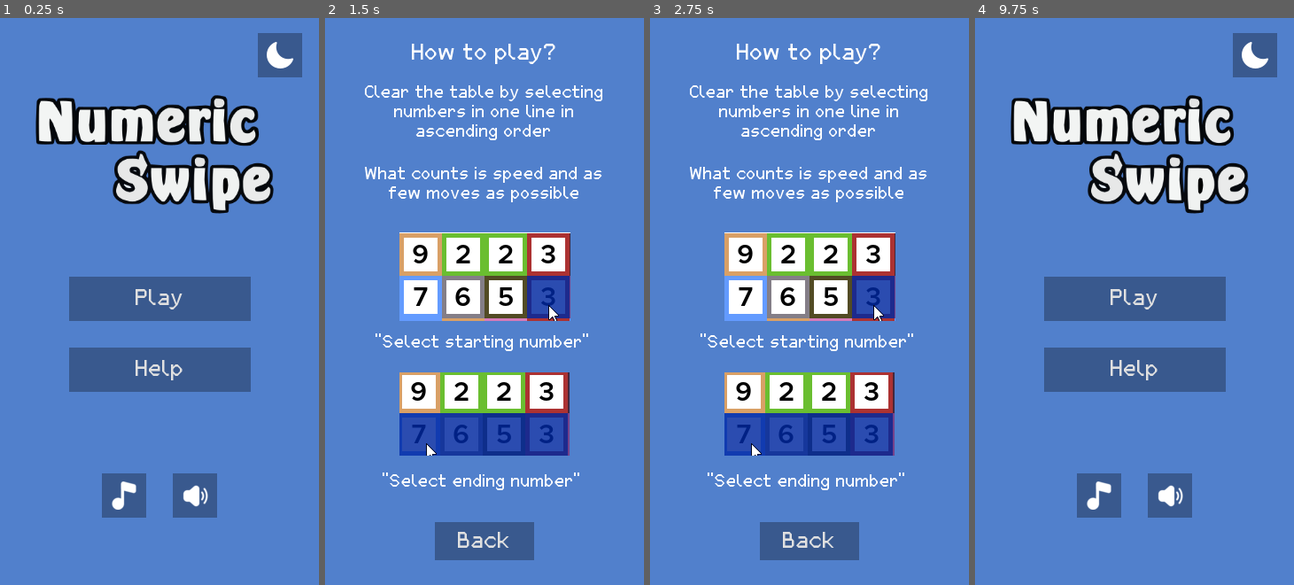
Above: before the commit, frames 1-4 (left to right).
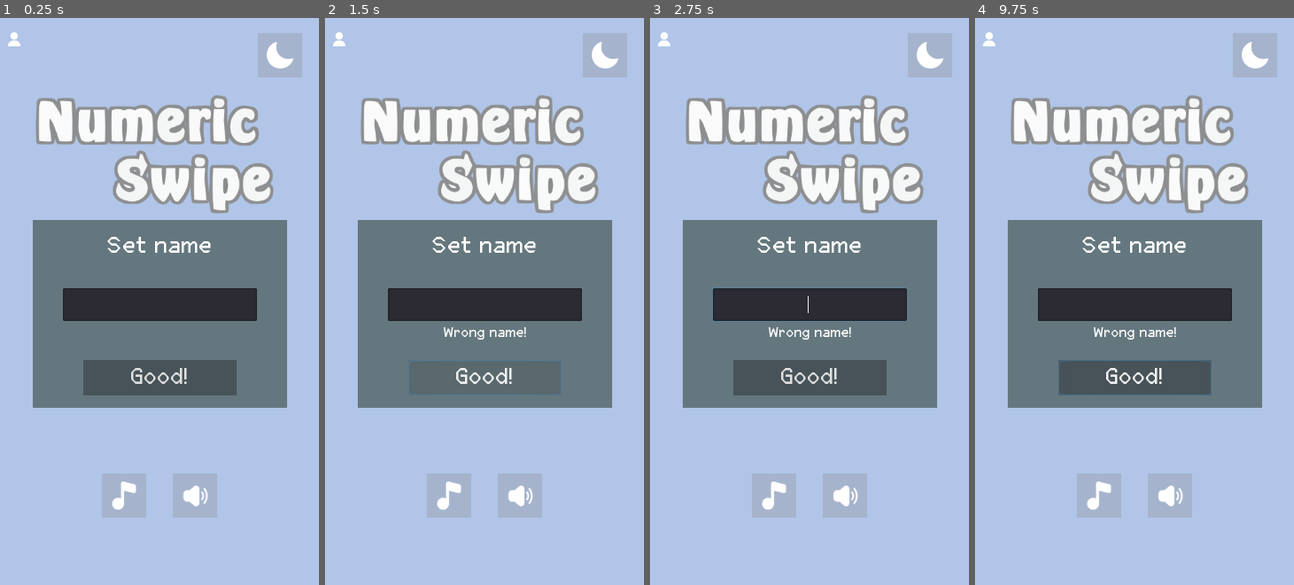
Above: after the commit, the same moments.

Repository: BKopysc/NumericSwipeG3
Game: Godot game, scene res://main.tscn
The game is run twice, just before and just after one commit, with the same random seed, the same clock (stepped at 60 frames per second) and the same inputs.
Inputs (mouse positions are in pixels of both pictures, inside the frame that each line leads up to):
- Up to frame 1 (0.25 s): no input
- Up to frame 2 (1.5 s): click (337, 40) at 0.52 s; click (484, 375) at 1.25 s, where only the run after the commit has a clickable "Good!"
- Up to frame 3 (2.75 s): click (809, 301) at 2 s, where only the run after the commit has a clickable "Play"
- Up to frame 4 (9.75 s): click (1134, 301) at 2.75 s, where only the run after the commit has a clickable "Play"; click (1255, 57) at 3.52 s; click (1255, 57) at 4.27 s; click (987, 40) at 5.02 s; click (1134, 375) at 5.75 s, where only the run after the commit has a clickable "Good!"; click (1134, 301) at 6.5 s, where only the run after the commit has a clickable "Play"; click (1255, 57) at 7.27 s; click (987, 40) at 8.02 s; click (1134, 375) at 8.75 s, where only the run after the commit has a clickable "Good!"; click (1134, 539) at 9.5 s, where only the run before the commit has a clickable "Back"

The runs differ from the first frame. In frame 1, 95% of the frame differs, in the area x 0-100%, y 0-100%; in frame 2, 99%; in frame 3, 99%; in frame 4, 95%.

Commit message:
handling username in save data

Diff:
--- a/Global.gd
+++ b/Global.gd
@@ -10,6 +10,10 @@
 
 var is_music = true
 var is_sound = true
+
+const FileName = {
+	username = "user://username.save"
+}
 
 const light_theme = {background = "#5180cc",
 	tile_active_background = "#ffffff",
--- a/basic-theme.tres
+++ b/basic-theme.tres
@@ -1,6 +1,7 @@
-[gd_resource type="Theme" load_steps=5 format=2]
+[gd_resource type="Theme" load_steps=6 format=2]
 
 [ext_resource path="res://font-micra.tres" type="DynamicFont" id=1]
+[ext_resource path="res://font-micra-small.tres" type="DynamicFont" id=2]
 
 [sub_resource type="StyleBoxFlat" id=1]
 bg_color = Color( 0.2, 0.2, 0.2, 0.203922 )
@@ -17,3 +18,4 @@
 Button/styles/normal = SubResource( 2 )
 Button/styles/pressed = SubResource( 3 )
 Label/fonts/font = ExtResource( 1 )
+LineEdit/fonts/font = ExtResource( 2 )
--- /dev/null
+++ b/hud/UsernameHud.gd
@@ -0,0 +1,23 @@
+extends CanvasLayer
+
+
+signal success
+
+# Called when the node enters the scene tree for the first time.
+func _ready():
+	_check_current_user()
+
+func _check_current_user():
+	var username = $SavesServiceNode.check_if_user_is_saved()
+	if(username != ""):
+		$ColorRect2/UserEdit.text = username
+
+func _on_OkButton_pressed():
+	var user_edit = $ColorRect2/UserEdit.text
+	if(user_edit.length() == 0 or user_edit.find(" ") != -1):
+		$ColorRect2/ErrorLabel.show()
+		$ColorRect2/UserEdit.text = ""
+	else:
+		$SavesServiceNode.save_user(user_edit)
+		$ColorRect2/ErrorLabel.hide()
+		emit_signal("success", user_edit)
--- /dev/null
+++ b/hud/UsernameHud.tscn
@@ -0,0 +1,89 @@
+[gd_scene load_steps=7 format=2]
+
+[ext_resource path="res://basic-theme.tres" type="Theme" id=1]
+[ext_resource path="res://hud/UsernameHud.gd" type="Script" id=2]
+[ext_resource path="res://font-micra-mini.tres" type="DynamicFont" id=3]
+[ext_resource path="res://services/SavesService.tscn" type="PackedScene" id=4]
+
+[sub_resource type="InputEventAction" id=1]
+action = "confirm"
+
+[sub_resource type="ShortCut" id=2]
+shortcut = SubResource( 1 )
+
+[node name="UsernameHud" type="CanvasLayer"]
+script = ExtResource( 2 )
+
+[node name="SavesServiceNode" parent="." instance=ExtResource( 4 )]
+visible = false
+position = Vector2( 94, 386 )
+
+[node name="ColorRect" type="ColorRect" parent="."]
+anchor_right = 1.0
+anchor_bottom = 1.0
+color = Color( 1, 1, 1, 0.545098 )
+
+[node name="ColorRect2" type="ColorRect" parent="."]
+anchor_left = 0.5
+anchor_top = 0.5
+anchor_right = 0.5
+anchor_bottom = 0.5
+margin_left = -143.0
+margin_top = -92.0
+margin_right = 144.0
+margin_bottom = 120.0
+color = Color( 0.396078, 0.466667, 0.494118, 1 )
+
+[node name="Label" type="Label" parent="ColorRect2"]
+anchor_left = 0.5
+anchor_right = 0.5
+margin_left = -88.5
+margin_top = 17.0
+margin_right = 88.5
+margin_bottom = 42.0
+theme = ExtResource( 1 )
+text = "Set name"
+align = 1
+
+[node name="UserEdit" type="LineEdit" parent="ColorRect2"]
+anchor_left = 0.5
+anchor_top = 0.5
+anchor_right = 0.5
+anchor_bottom = 0.5
+margin_left = -109.5
+margin_top = -29.0
+margin_right = 109.5
+margin_bottom = 8.0
+theme = ExtResource( 1 )
+align = 1
+max_length = 15
+
+[node name="ErrorLabel" type="Label" parent="ColorRect2"]
+visible = false
+anchor_left = 0.5
+anchor_top = 1.0
+anchor_right = 0.5
+anchor_bottom = 1.0
+margin_left = -47.0
+margin_top = -92.0
+margin_right = 47.0
+margin_bottom = -67.0
+custom_colors/font_color = Color( 1, 1, 1, 1 )
+custom_fonts/font = ExtResource( 3 )
+text = "Wrong name!"
+
+[node name="OkButton" type="Button" parent="ColorRect2"]
+anchor_left = 0.5
+anchor_top = 1.0
+anchor_right = 0.5
+anchor_bottom = 1.0
+margin_left = -86.5
+margin_top = -54.0
+margin_right = 86.5
+margin_bottom = -14.0
+rect_min_size = Vector2( 0, 40 )
+theme = ExtResource( 1 )
+shortcut = SubResource( 2 )
+text = "Good!"
+
+[connection signal="pressed" from="ColorRect2/OkButton" to="." method="_on_OkButton_pressed"]
--- a/main.gd
+++ b/main.gd
@@ -5,11 +5,15 @@
 # var a = 2
 # var b = "text"
 
-
 # Called when the node enters the scene tree for the first time.
 func _ready():
 	_set_theme_btn()
 	_toggle_music(Global.is_music)
+	var username = $SavesServiceNode.check_if_user_is_saved()
+	if(username == ""):
+		$UsernameHud.show()
+	else:
+		$CanvasLayer/UserButton.text = username
 
 
 # Called every frame. 'delta' is the elapsed time since the previous frame.
@@ -55,3 +59,12 @@
 	Global.toggle_theme()
 	_set_theme_btn()
 	$Background.refresh_color()
+
+
+func _on_UsernameHud_success(user_edit):
+	$UsernameHud.hide()
+	$CanvasLayer/UserButton.text = user_edit
+
+
+func _on_UserButton_pressed():
+	$UsernameHud.show()
--- a/main.tscn
+++ b/main.tscn
@@ -7,6 +7,10 @@
 [ext_resource path="res://assets/hud/sound32.png" type="Texture" id=5]
 [ext_resource path="res://assets/hud/music32.png" type="Texture" id=6]
 [ext_resource path="res://assets/hud/night32.png" type="Texture" id=7]
+[ext_resource path="res://services/SavesService.tscn" type="PackedScene" id=8]
+[ext_resource path="res://hud/UsernameHud.tscn" type="PackedScene" id=9]
+[ext_resource path="res://assets/hud/user_icon.png" type="Texture" id=10]
+[ext_resource path="res://userbutton-theme.tres" type="Theme" id=11]
 
 [node name="Main" type="Control"]
 script = ExtResource( 1 )
@@ -109,10 +113,28 @@
 icon = ExtResource( 7 )
 icon_align = 1
 
+[node name="UserButton" type="Button" parent="CanvasLayer"]
+margin_left = 8.0
+margin_top = 9.0
+margin_right = 24.0
+margin_bottom = 40.0
+theme = ExtResource( 11 )
+custom_colors/font_color_disabled = Color( 1, 1, 1, 1 )
+icon = ExtResource( 10 )
+align = 0
+
 [node name="Background" parent="." instance=ExtResource( 4 )]
+
+[node name="SavesServiceNode" parent="." instance=ExtResource( 8 )]
+visible = false
+
+[node name="UsernameHud" parent="." instance=ExtResource( 9 )]
+visible = false
 
 [connection signal="pressed" from="CanvasLayer/HBoxContainer/MusicButton" to="." method="_on_MusicButton_pressed"]
 [connection signal="pressed" from="CanvasLayer/HBoxContainer/SoundButton" to="." method="_on_SoundButton_pressed"]
 [connection signal="pressed" from="CanvasLayer/MarginContainer2/VBoxContainer/PlayButton" to="." method="_on_PlayButton_pressed"]
 [connection signal="pressed" from="CanvasLayer/MarginContainer2/VBoxContainer/HelpButton" to="." method="_on_HelpButton_pressed"]
 [connection signal="pressed" from="CanvasLayer/ThemeButton" to="." method="_on_ThemeButton_pressed"]
+[connection signal="pressed" from="CanvasLayer/UserButton" to="." method="_on_UserButton_pressed"]
+[connection signal="success" from="UsernameHud" to="." method="_on_UsernameHud_success"]
--- a/project.godot
+++ b/project.godot
@@ -31,6 +31,14 @@
 
 common/drop_mouse_on_gui_input_disabled=true
 
+[input]
+
+confirm={
+"deadzone": 0.5,
+"events": [ Object(InputEventKey,"resource_local_to_scene":false,"resource_name":"","device":0,"alt":false,"shift":false,"control":false,"meta":false,"command":false,"pressed":false,"scancode":0,"physical_scancode":16777221,"unicode":0,"echo":false,"script":null)
+ ]
+}
+
 [locale]
 
 locale_filter=[ 0, [  ] ]
--- /dev/null
+++ b/services/SavesService.gd
@@ -0,0 +1,38 @@
+extends Node2D
+
+
+# Declare member variables here. Examples:
+# var a = 2
+# var b = "text"
+
+func _check_system_persistent():
+	return OS.is_userfs_persistent()
+
+func check_if_user_is_saved():
+	if not _check_system_persistent():
+		return ""
+
+	var save = File.new()
+	var path = Global.FileName.username
+
+	if not save.file_exists(path):
+		return ""
+
+	save.open(path, File.READ)
+	var username = save.get_line()
+	save.close()
+
+	return username
+
+func save_user(username):
+	var save = File.new()
+	var path = Global.FileName.username
+	save.open(path, File.WRITE)
+	save.store_string(username)
+	save.close()
+
+	if(check_if_user_is_saved() == username):
+		print(username)
+		return true
+	else:
+		return false
--- /dev/null
+++ b/services/SavesService.tscn
@@ -0,0 +1,6 @@
+[gd_scene load_steps=2 format=2]
+
+[ext_resource path="res://services/SavesService.gd" type="Script" id=1]
+
+[node name="SavesServiceNode" type="Node2D"]
+script = ExtResource( 1 )
--- /dev/null
+++ b/userbutton-theme.tres
@@ -0,0 +1,29 @@
+[gd_resource type="Theme" load_steps=6 format=2]
+
+[ext_resource path="res://font-micra.tres" type="DynamicFont" id=1]
+[ext_resource path="res://font-micra-mini.tres" type="DynamicFont" id=2]
+
+[sub_resource type="StyleBoxFlat" id=1]
+bg_color = Color( 0.2, 0.2, 0.2, 0.207843 )
+
+[sub_resource type="StyleBoxFlat" id=2]
+bg_color = Color( 0, 0, 0, 0 )
+
+[sub_resource type="StyleBoxFlat" id=3]
+bg_color = Color( 0, 0, 0, 0.615686 )
+
+[resource]
+Button/colors/font_color = Color( 1, 1, 1, 1 )
+Button/colors/font_color_disabled = Color( 0.9, 0.9, 0.9, 0.2 )
+Button/colors/font_color_focus = Color( 0.94, 0.94, 0.94, 1 )
+Button/colors/font_color_hover = Color( 0.94, 0.94, 0.94, 1 )
+Button/colors/font_color_pressed = Color( 1, 1, 1, 1 )
+Button/constants/hseparation = 2
+Button/fonts/font = ExtResource( 2 )
+Button/styles/disabled = null
+Button/styles/focus = null
+Button/styles/hover = SubResource( 1 )
+Button/styles/normal = SubResource( 2 )
+Button/styles/pressed = SubResource( 3 )
+Label/fonts/font = ExtResource( 1 )
+LineEdit/fonts/font = ExtResource( 2 )
Binary file added: assets/hud/user_icon.png
Not shown, added: assets/hud/user_icon.png.import
Not shown: 1 places in main.tscn that only renumber resources
